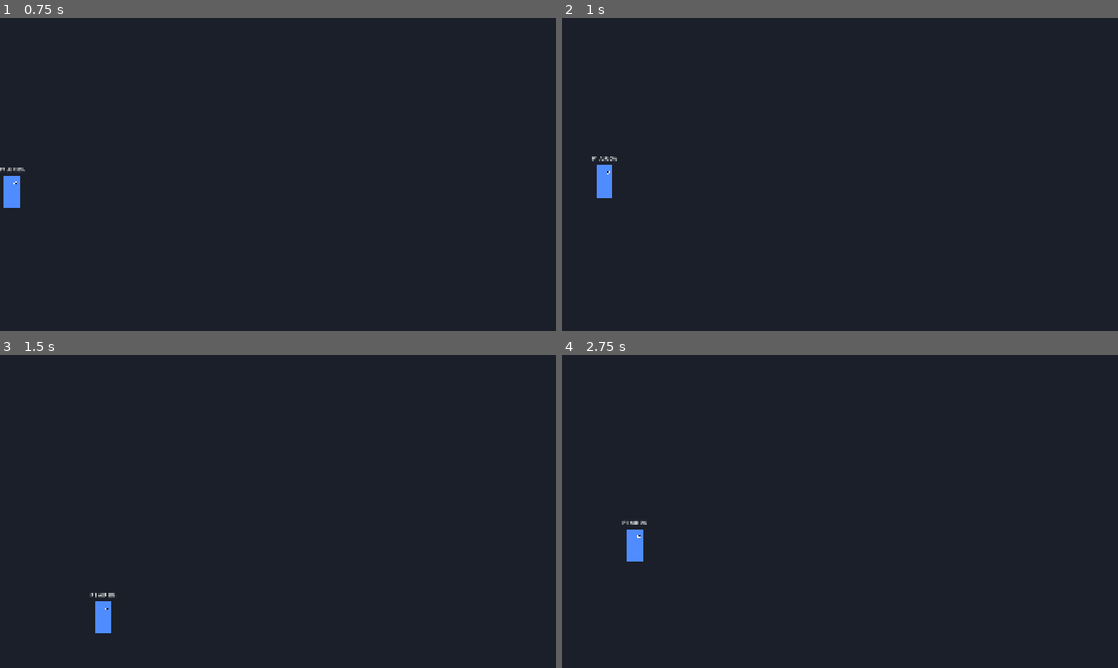
Above: before the commit, frames 1-4 (two rows, left to right).
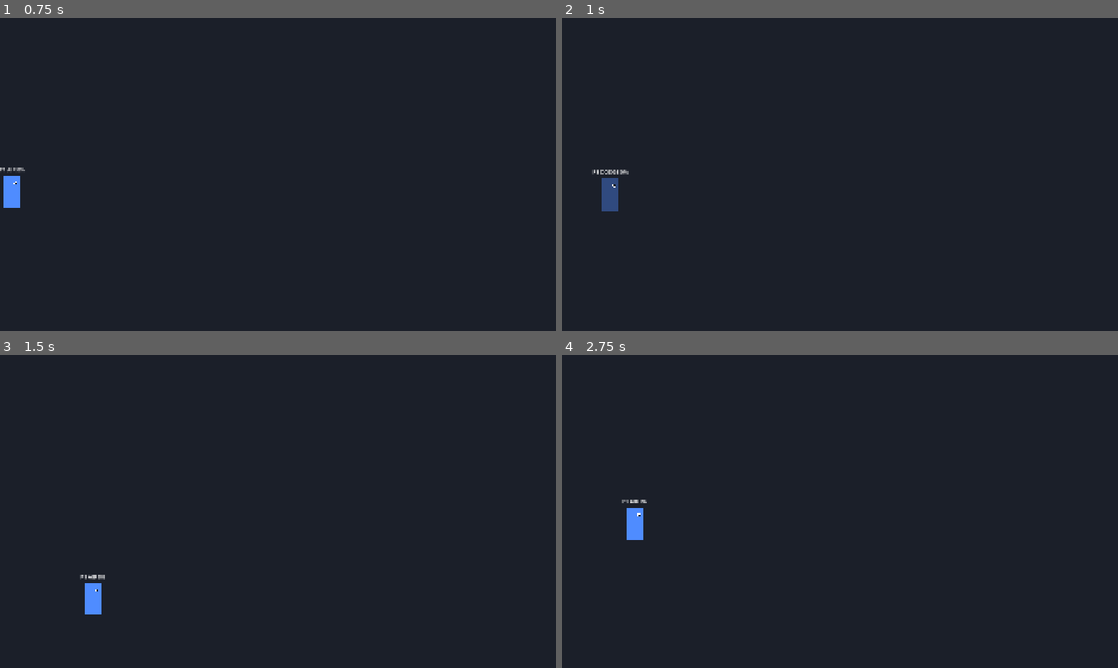
Above: after the commit, the same moments.

Repository: JaoDaJunq/smash_junq
Game: Godot game, scene res://scenes/fighter.tscn
Two runs of this game, one before a commit and one after it. Both use one fixed random seed, a clock stepped at 60 frames per second and the inputs below. This scene is started directly instead of the project's main scene.
Inputs (mouse positions are in pixels of both pictures, inside the frame that each line leads up to):
- Up to frame 1 (0.75 s): tap Enter at 0.5 s; move the mouse to (400, 158) at 0.52 s; hold D (p1_right) from 0.53 s (still down); tap J (p1_attack) at 0.6 s; click (400, 158) at 0.67 s
- Up to frame 2 (1 s): keep holding D (p1_right); tap Space (p1_jump) at 0.77 s; tap L (p1_shield) at 0.8 s
- Up to frame 3 (1.5 s): tap Space (p1_jump) at 1.07 s; release D (p1_right) at 1.25 s; drag from (166, 527) to (250, 574) at 1.27 s
- Up to frame 4 (2.75 s): move the mouse to (895, 442) at 2.02 s; hold D (p1_right) from 2.03 s (still down); tap Left (p2_left) at 2.1 s; tap Keypad 3 (p2_shield) at 2.3 s

Frame 1 is identical in both runs. In frame 2, 0.6% of the frame differs, in the area x 5-12%, y 44-62%; in frame 3, 0.6%; in frame 4, 0.5%.

Commit message:
Add shield, rolls, air dodge, grab, pummel and throws
Shield blocks hits without damage, drains, pushes back and breaks into
a stun; rolls and air dodges have intangible windows; grab beats shield
and loses to attacks, with pummel, four default throws (overridable in
the moveset) and mash-to-escape. defense_smoke covers 15 checks; the
movement and combat suites still pass. Mark T14 and T15 done.

Co-Authored-By: Claude Opus 5.5 <noreply@anthropic.com>

Diff:
--- a/game/scripts/combat/moveset.gd
+++ b/game/scripts/combat/moveset.gd
@@ -22,6 +22,12 @@
 @export var special_side: AttackData
 @export var special_up: AttackData
 @export var special_down: AttackData
+@export_group("Arremessos")
+## Ângulos relativos ao lado para onde se arremessa. Vazios usam os padrões do Fighter.
+@export var fthrow: AttackData
+@export var bthrow: AttackData
+@export var uthrow: AttackData
+@export var dthrow: AttackData
 
 
 func move(move_id: String) -> AttackData:
--- a/game/scripts/fighter.gd
+++ b/game/scripts/fighter.gd
@@ -9,7 +9,7 @@
 
 signal damage_changed(percent: float)
 
-enum State { IDLE, WALK, RUN, AIR, LEDGE, ATTACK, LAG, HITSTUN, HELD }
+enum State { IDLE, WALK, RUN, AIR, LEDGE, ATTACK, LAG, HITSTUN, HELD, SHIELD, SHIELD_BREAK, DODGE, GRAB, HOLDING }
 
 const LAYER_STAGE := 1
 const LAYER_PLATFORM := 2
@@ -41,6 +41,28 @@
 @export_group("Borda")
 @export var ledge_reach := Vector2(70, 50)
 @export var ledge_regrab_delay := 0.6
+@export_group("Defesa")
+@export var shield_max := 50.0
+## Desgaste por segundo segurando o escudo.
+@export var shield_drain := 10.0
+@export var shield_regen := 7.0
+@export var shield_break_time := 2.5
+@export var roll_speed := 700.0
+@export var roll_frames := 24
+## Quadros (início, fim) sem poder ser atingido.
+@export var roll_invuln := Vector2i(4, 16)
+@export var air_dodge_speed := 650.0
+@export var air_dodge_frames := 30
+@export var air_dodge_invuln := Vector2i(3, 20)
+@export_group("Agarrão")
+@export var grab_reach := Vector2(52, -10)
+@export var grab_radius := 30.0
+@export var grab_startup := 6
+@export var grab_active := 2
+@export var grab_whiff_recovery := 26
+@export var pummel_damage := 1.5
+## Segundos segurando antes de o adversário se soltar sozinho (mais dano = mais tempo).
+@export var grab_hold_base := 1.0
 
 const RADIUS := 28.0
 const HEIGHT := 110.0
@@ -76,6 +98,18 @@
 ## Quando false, quem controla a partida cuida de KO e retorno (ver T16).
 var auto_respawn := true
 
+var shield_hp := 50.0
+var _shield_stun := 0
+var _break_timer := 0.0
+var _dodge_frame := 0
+var _dodge_in_air := false
+var _dodge_directional := false
+var _air_dodge_used := false
+var _grab_frame := 0
+var _grab_timer := 0.0
+var _pummel_cooldown := 0
+var _default_throws := {}
+
 var _jump_time := 0.0
 var _drop_timer := 0.0
 var _ledge: Node2D = null
@@ -93,6 +127,7 @@
 	floor_snap_length = 8.0
 	spawn_point = global_position
 	jumps_left = air_jumps
+	shield_hp = shield_max
 
 
 func act(action: String) -> String:
@@ -108,6 +143,8 @@
 		queue_redraw()
 		return
 	_ledge_cooldown = maxf(_ledge_cooldown - delta, 0.0)
+	if state != State.SHIELD and state != State.SHIELD_BREAK:
+		shield_hp = minf(shield_hp + shield_regen * delta, shield_max)
 	_update_drop_through(delta)
 	var dir := Input.get_axis(act("left"), act("right"))
 	var run_trigger := _detect_run_trigger(dir)
@@ -123,6 +160,16 @@
 			_process_attack(dir, delta)
 		State.LAG:
 			_process_lag(delta)
+		State.SHIELD:
+			_process_shield(delta)
+		State.SHIELD_BREAK:
+			_process_shield_break(delta)
+		State.DODGE:
+			_process_dodge(delta)
+		State.GRAB:
+			_process_grab(delta)
+		State.HOLDING:
+			_process_holding(delta)
 		_:
 			if is_on_floor():
 				_process_ground(dir, run_trigger, delta)
@@ -142,7 +189,14 @@
 func _process_ground(dir: float, run_trigger: bool, delta: float) -> void:
 	fast_falling = false
 	helpless = false
+	_air_dodge_used = false
 	jumps_left = air_jumps
+	if Input.is_action_just_pressed(act("grab")) or (Input.is_action_pressed(act("shield")) and Input.is_action_just_pressed(act("attack"))):
+		start_grab()
+		return
+	if Input.is_action_pressed(act("shield")):
+		_enter_shield()
+		return
 	if _try_start_action():
 		return
 	if Input.is_action_just_pressed(act("jump")):
@@ -170,6 +224,9 @@
 	state = State.AIR
 	_jump_time += delta
 	if not helpless:
+		if Input.is_action_just_pressed(act("shield")) and not _air_dodge_used:
+			_start_air_dodge()
+			return
 		if _try_start_action():
 			return
 		if Input.is_action_just_pressed(act("jump")) and jumps_left > 0:
@@ -217,6 +274,9 @@
 		helpless = false
 	elif state == State.ATTACK and _attack_in_air and was_airborne:
 		_land_during_attack()
+	elif state == State.DODGE and _dodge_in_air and was_airborne:
+		_lag_frames = 10
+		state = State.LAG
 
 
 # --- Golpes ---
@@ -390,15 +450,26 @@
 
 ## Gancho para personagens: pode ser atingido agora?
 func can_be_hit() -> bool:
-	if invincible_time > 0.0:
+	if invincible_time > 0.0 or _is_intangible():
 		return false
 	return state != State.HELD or held_by == null
+
+
+func _is_intangible() -> bool:
+	if state != State.DODGE:
+		return false
+	var window := air_dodge_invuln if _dodge_in_air else roll_invuln
+	return _dodge_frame >= window.x and _dodge_frame <= window.y
 
 
 ## Aplica um golpe neste lutador. direction_sign: para que lado ele é lançado.
 ## Gancho para personagens (ex.: contra-ataque). Retorna true se o golpe entrou.
 func receive_hit(attacker: Node2D, data: AttackData, direction_sign: int) -> bool:
+	if state == State.SHIELD:
+		_block_hit(attacker, data, direction_sign)
+		return false
 	release_hold()
+	_air_dodge_used = false
 	if attack != null:
 		_on_attack_end(attack_id)
 	attack = null
@@ -433,6 +504,223 @@
 		jumps_left = maxi(jumps_left, 1) if air_jumps > 0 else 0
 
 
+# --- Escudo e esquivas ---
+
+func _enter_shield() -> void:
+	state = State.SHIELD
+	_shield_stun = 0
+
+
+func _process_shield(delta: float) -> void:
+	velocity.x = move_toward(velocity.x, 0.0, ground_friction * delta)
+	velocity.y = 0.0
+	if not is_on_floor():
+		state = State.AIR
+		return
+	if _shield_stun > 0:
+		_shield_stun -= 1
+		return
+	shield_hp -= shield_drain * delta
+	if shield_hp <= 0.0:
+		_break_shield()
+		return
+	if Input.is_action_just_pressed(act("jump")):
+		_jump(jump_velocity)
+		return
+	if Input.is_action_just_pressed(act("attack")) or Input.is_action_just_pressed(act("grab")):
+		start_grab()
+		return
+	if Input.is_action_just_pressed(act("left")):
+		_start_roll(-1)
+		return
+	if Input.is_action_just_pressed(act("right")):
+		_start_roll(1)
+		return
+	if not Input.is_action_pressed(act("shield")):
+		_lag_frames = 6
+		state = State.LAG
+
+
+## Golpe no escudo: sem dano %, desgasta o escudo, empurra e trava um instante.
+func _block_hit(attacker: Node2D, data: AttackData, direction_sign: int) -> void:
+	shield_hp -= data.damage * 1.2
+	_shield_stun = int(data.damage * 0.8) + 2
+	velocity.x = direction_sign * (120.0 + data.damage * 18.0)
+	var stop := Combat.hitstop_frames(data.damage)
+	_hitstop = stop
+	if attacker is Fighter:
+		attacker._hitstop = stop
+	if shield_hp <= 0.0:
+		_break_shield()
+
+
+func _break_shield() -> void:
+	shield_hp = 0.0
+	state = State.SHIELD_BREAK
+	_break_timer = shield_break_time
+	velocity = Vector2(0, -750)
+
+
+func _process_shield_break(delta: float) -> void:
+	_break_timer -= delta
+	velocity.x = move_toward(velocity.x, 0.0, ground_friction * delta)
+	if not is_on_floor():
+		velocity.y = minf(velocity.y + gravity * delta, max_fall_speed)
+	if _break_timer <= 0.0:
+		shield_hp = shield_max * 0.4
+		state = State.IDLE if is_on_floor() else State.AIR
+
+
+func _start_roll(dir: int) -> void:
+	state = State.DODGE
+	_dodge_in_air = false
+	_dodge_frame = 0
+	velocity.x = roll_speed * dir
+
+
+func _start_air_dodge() -> void:
+	state = State.DODGE
+	_dodge_in_air = true
+	_dodge_frame = 0
+	_air_dodge_used = true
+	fast_falling = false
+	var stick := Vector2(Input.get_axis(act("left"), act("right")), Input.get_axis(act("up"), act("down")))
+	_dodge_directional = stick.length() >= STICK_THRESHOLD
+	if _dodge_directional:
+		velocity = stick.normalized() * air_dodge_speed
+	else:
+		velocity *= 0.3
+
+
+func _process_dodge(delta: float) -> void:
+	_dodge_frame += 1
+	if _dodge_in_air:
+		if _dodge_directional and _dodge_frame <= 15:
+			velocity = velocity.move_toward(Vector2.ZERO, 1400.0 * delta)
+		else:
+			_apply_gravity(delta)
+		if _dodge_frame >= air_dodge_frames:
+			state = State.AIR
+	else:
+		velocity.y = 0.0
+		if _dodge_frame > roll_frames * 0.7:
+			velocity.x = move_toward(velocity.x, 0.0, ground_friction * 2.0 * delta)
+		if not is_on_floor():
+			state = State.AIR
+		elif _dodge_frame >= roll_frames:
+			state = State.IDLE
+
+
+# --- Agarrão e arremessos ---
+
+func start_grab() -> void:
+	state = State.GRAB
+	_grab_frame = 0
+	velocity.x *= 0.4
+
+
+func _process_grab(delta: float) -> void:
+	_grab_frame += 1
+	velocity.x = move_toward(velocity.x, 0.0, ground_friction * delta)
+	if not is_on_floor():
+		_apply_gravity(delta)
+	if _grab_frame > grab_startup and _grab_frame <= grab_startup + grab_active:
+		var center := global_position + Vector2(grab_reach.x * facing, grab_reach.y)
+		for f in get_tree().get_nodes_in_group("fighters"):
+			var target := f as Fighter
+			if target != self and target.can_be_grabbed() and Combat.circle_hits_rect(center, grab_radius, target.hurtbox()):
+				_grab_connect(target)
+				return
+	if _grab_frame >= grab_startup + grab_active + grab_whiff_recovery:
+		state = State.IDLE if is_on_floor() else State.AIR
+
+
+## Gancho para personagens: pode ser agarrado agora? Agarrão passa pelo escudo.
+func can_be_grabbed() -> bool:
+	return can_be_hit() and state != State.LEDGE and state != State.HELD
+
+
+func _grab_connect(target: Fighter) -> void:
+	velocity = Vector2.ZERO
+	target.facing = -facing
+	hold(target)
+	state = State.HOLDING
+	_grab_timer = minf(grab_hold_base + target.damage_percent * 0.01, 3.0)
+	_pummel_cooldown = 0
+	_hitstop = 4
+	target._hitstop = 4
+
+
+## Chamado por quem está sendo segurado ao apertar botões.
+func shorten_grab(seconds: float) -> void:
+	if state == State.HOLDING:
+		_grab_timer -= seconds
+
+
+func _process_holding(delta: float) -> void:
+	velocity.x = move_toward(velocity.x, 0.0, ground_friction * delta)
+	if holding == null:
+		state = State.IDLE
+		return
+	_grab_timer -= delta
+	if _grab_timer <= 0.0:
+		_grab_escape()
+		return
+	_pummel_cooldown -= 1
+	if Input.is_action_just_pressed(act("attack")) and _pummel_cooldown <= 0:
+		holding.add_damage(pummel_damage)
+		holding._hitstop = 3
+		_pummel_cooldown = 18
+		return
+	if Input.is_action_just_pressed(act("left")) or Input.is_action_just_pressed(act("right")):
+		var side := -1 if Input.is_action_just_pressed(act("left")) else 1
+		_do_throw("fthrow" if side == facing else "bthrow", side)
+	elif Input.is_action_just_pressed(act("up")):
+		_do_throw("uthrow", facing)
+	elif Input.is_action_just_pressed(act("down")):
+		_do_throw("dthrow", facing)
+
+
+func _do_throw(throw_id: String, side: int) -> void:
+	facing = side
+	throw_held(throw_data(throw_id), side)
+	_lag_frames = 14
+	state = State.LAG
+
+
+func _grab_escape() -> void:
+	var target := holding
+	release_hold()
+	state = State.IDLE
+	velocity.x = -facing * 280.0
+	if target != null and is_instance_valid(target):
+		target.velocity.x = facing * 280.0
+
+
+## Arremesso do moveset ou, se não houver, um padrão razoável.
+func throw_data(throw_id: String) -> AttackData:
+	if moveset != null and moveset.move(throw_id) != null:
+		return moveset.move(throw_id)
+	if _default_throws.is_empty():
+		# [dano, ângulo, base, crescimento]
+		var table := {"fthrow": [8.0, 40.0, 380.0, 6.0], "bthrow": [10.0, 40.0, 400.0, 7.0],
+			"uthrow": [7.0, 90.0, 360.0, 6.0], "dthrow": [6.0, 75.0, 260.0, 3.0]}
+		for id in table:
+			var data := AttackData.new()
+			data.id = id
+			data.damage = table[id][0]
+			data.angle = table[id][1]
+			data.base_knockback = table[id][2]
+			data.knockback_growth = table[id][3]
+			_default_throws[id] = data
+	return _default_throws[throw_id]
+
+
+func add_damage(amount: float) -> void:
+	damage_percent += amount
+	damage_changed.emit(damage_percent)
+
+
 # --- Ser segurado (agarrão e golpes que agarram) ---
 
 ## Prende este lutador a quem o segurou. Quem segura move a posição dele.
@@ -487,6 +775,12 @@
 func _process_held(_delta: float) -> void:
 	if held_by == null or not is_instance_valid(held_by):
 		release_held()
+		return
+	# Apertar botões ajuda a se soltar mais rápido do agarrão.
+	for action in ["jump", "attack", "special", "shield", "left", "right", "up", "down"]:
+		if Input.is_action_just_pressed(act(action)):
+			held_by.shorten_grab(0.08)
+			break
 
 
 # --- Plataformas atravessáveis ---
@@ -539,6 +833,7 @@
 	state = State.LEDGE
 	fast_falling = false
 	helpless = false
+	_air_dodge_used = false
 	velocity = Vector2.ZERO
 	facing = -side
 	jumps_left = air_jumps
@@ -632,12 +927,24 @@
 		color = color.darkened(0.4)
 	if invincible_time > 0.0:
 		color.a = 0.45 if int(_clock * 12.0) % 2 == 0 else 0.8
+	elif _is_intangible():
+		color.a = 0.4
 	draw_rect(rect, color)
 	var eye := Vector2(facing * RADIUS * 0.45, -HEIGHT * 0.28)
 	draw_circle(eye, 6.0, Color.WHITE)
 	draw_circle(eye + Vector2(facing * 2.0, 0), 3.0, Color.BLACK)
 	if fast_falling:
 		draw_line(Vector2(-RADIUS, -HEIGHT * 0.5 - 8), Vector2(RADIUS, -HEIGHT * 0.5 - 8), Color.WHITE, 3.0)
+	if state == State.SHIELD:
+		var r := 30.0 + 42.0 * (shield_hp / shield_max)
+		draw_circle(Vector2.ZERO, r, Color(0.55, 0.85, 1.0, 0.35))
+		draw_arc(Vector2.ZERO, r, 0.0, TAU, 32, Color(0.75, 0.95, 1.0, 0.8), 2.0)
+	elif state == State.SHIELD_BREAK:
+		for i in 3:
+			var a := _clock * 6.0 + i * TAU / 3.0
+			draw_circle(Vector2(cos(a) * 26.0, -HEIGHT * 0.5 - 10.0 + sin(a) * 6.0), 5.0, Color(1, 0.9, 0.3))
+	elif state == State.GRAB and _grab_frame > grab_startup and _grab_frame <= grab_startup + grab_active:
+		draw_circle(Vector2(grab_reach.x * facing, grab_reach.y), grab_radius, Color(0.6, 0.3, 1.0, 0.5))
 	if attack != null and attack.is_active(attack_frame):
 		var local := Vector2(attack.hitbox_offset.x * facing, attack.hitbox_offset.y)
 		draw_circle(local, attack.hitbox_radius, Color(1, 0.2, 0.2, 0.55))
--- /dev/null
+++ b/game/tests/defense_smoke.gd
@@ -0,0 +1,188 @@
+extends Node
+## Teste de fumaça da defesa e do agarrão (T14 e T15): escudo bloqueia, desgasta e
+## quebra; rolagem e esquiva aérea sem poder ser atingido; agarrão vence escudo e
+## perde para ataque; golpe segurando, arremessos e soltar com o tempo.
+##   godot --path game res://tests/defense_smoke.tscn
+
+const MAIN := preload("res://scenes/main.tscn")
+
+var results: Array[String] = []
+var failures := 0
+var p1: Fighter
+var p2: Fighter
+var evidence_dir := ""
+
+
+func _ready() -> void:
+	evidence_dir = ProjectSettings.globalize_path("res://").path_join("../evidence/etapa-2")
+	DirAccess.make_dir_recursive_absolute(evidence_dir)
+	var main := MAIN.instantiate()
+	add_child(main)
+	p1 = main.get_node("P1")
+	p2 = main.get_node("P2")
+	await _run()
+	print("\n".join(results))
+	print("RESULTADO: %s (%d falha(s))" % ["OK" if failures == 0 else "FALHOU", failures])
+	get_tree().quit(failures)
+
+
+func _run() -> void:
+	await _frames(40)
+
+	# Escudo bloqueia: sem dano %, escudo desgasta
+	await _face_off()
+	Input.action_press("p2_shield")
+	await _frames(4)
+	var hp_before := p2.shield_hp
+	Input.action_press("p1_right")
+	await _tap("p1_attack")
+	Input.action_release("p1_right")
+	await _frames(14)
+	await _shot("06-escudo")
+	_check("Escudo bloqueia o golpe (sem dano %)", p2.damage_percent == 0.0 and p2.state == Fighter.State.SHIELD, "%.1f%% %s" % [p2.damage_percent, Fighter.State.keys()[p2.state]])
+	_check("Golpe desgasta o escudo", p2.shield_hp < hp_before - 5.0, "%.1f -> %.1f" % [hp_before, p2.shield_hp])
+	Input.action_release("p2_shield")
+	await _frames(10)
+
+	# Escudo quebra
+	await _face_off()
+	p2.shield_hp = 2.0
+	Input.action_press("p2_shield")
+	await _frames(20)
+	_check("Escudo vazio quebra e atordoa", p2.state == Fighter.State.SHIELD_BREAK, Fighter.State.keys()[p2.state])
+	Input.action_release("p2_shield")
+	await _frames(int(p2.shield_break_time * 60.0) + 40)
+	_check("Depois da quebra volta a agir", p2.state == Fighter.State.IDLE and p2.shield_hp > 0.0, Fighter.State.keys()[p2.state])
+
+	# Rolagem: desloca e fica intocável no meio
+	await _face_off()
+	var x0 := p2.global_position.x
+	Input.action_press("p2_shield")
+	await _frames(3)
+	await _tap("p2_left")
+	Input.action_release("p2_shield")
+	await _frames(6)
+	_check("Rolagem fica intocável no meio", p2.state == Fighter.State.DODGE and not p2.can_be_hit(), Fighter.State.keys()[p2.state])
+	await _frames(30)
+	_check("Rolagem desloca o lutador", absf(p2.global_position.x - x0) > 100.0, "%.0f px" % absf(p2.global_position.x - x0))
+
+	# Esquiva aérea: intocável e aterrissagem
+	await _place(p1, Vector2(-400, -56), 1)
+	Input.action_press("p1_jump")
+	await _frames(8)
+	Input.action_release("p1_jump")
+	await _tap("p1_shield")
+	await _frames(3)
+	_check("Esquiva aérea fica intocável", p1.state == Fighter.State.DODGE and not p1.can_be_hit(), Fighter.State.keys()[p1.state])
+	await _frames(40)
+	_check("Só uma esquiva aérea por pulo, e pousa normalmente", p1.is_on_floor(), Fighter.State.keys()[p1.state])
+
+	# Agarrão vence escudo
+	await _face_off()
+	Input.action_press("p2_shield")
+	await _frames(4)
+	await _tap("p1_grab")
+	await _frames(grab_wait())
+	_check("Agarrão passa pelo escudo", p1.state == Fighter.State.HOLDING and p2.state == Fighter.State.HELD, "%s / %s" % [Fighter.State.keys()[p1.state], Fighter.State.keys()[p2.state]])
+	await _shot("07-agarrao")
+	Input.action_release("p2_shield")
+
+	# Golpe segurando
+	await _tap("p1_attack")
+	await _frames(5)
+	_check("Golpe rápido segurando soma dano", is_equal_approx(p2.damage_percent, p1.pummel_damage), "%.1f%%" % p2.damage_percent)
+
+	# Arremesso para frente
+	var x_before := p2.global_position.x
+	await _tap("p1_right")
+	await _frames(30)
+	_check("Arremesso para frente lança e causa dano", p2.global_position.x - x_before > 30.0 and p2.damage_percent > p1.pummel_damage, "%.0f px, %.1f%%" % [p2.global_position.x - x_before, p2.damage_percent])
+
+	# Arremesso para trás
+	await _face_off()
+	await _tap("p1_grab")
+	await _frames(grab_wait())
+	x_before = p2.global_position.x
+	await _tap("p1_left")
+	await _frames(30)
+	_check("Arremesso para trás lança para o outro lado", p2.global_position.x < x_before - 30.0, "%.0f px" % (p2.global_position.x - x_before))
+
+	# Soltar sozinho com o tempo, mais rápido apertando botões
+	await _face_off()
+	await _tap("p1_grab")
+	await _frames(grab_wait())
+	var held_frames := 0
+	while p2.state == Fighter.State.HELD and held_frames < 400:
+		await get_tree().physics_frame
+		held_frames += 1
+	await _face_off()
+	await _tap("p1_grab")
+	await _frames(grab_wait())
+	var mashed_frames := 0
+	while p2.state == Fighter.State.HELD and mashed_frames < 400:
+		Input.action_press("p2_jump")
+		await get_tree().physics_frame
+		Input.action_release("p2_jump")
+		await get_tree().physics_frame
+		mashed_frames += 2
+	_check("Solta sozinho com o tempo", held_frames < 400 and p1.state == Fighter.State.IDLE, "%d quadros" % held_frames)
+	_check("Apertar botões solta mais rápido", mashed_frames < held_frames, "%d < %d quadros" % [mashed_frames, held_frames])
+
+	# Ataque vence agarrão: P1 dá golpe rápido enquanto P2 tenta agarrar
+	await _face_off()
+	await _tap("p2_grab")
+	await _tap("p1_attack")
+	await _frames(12)
+	_check("Ataque interrompe o agarrão", p2.damage_percent > 0.0 and p1.state != Fighter.State.HELD and p2.state != Fighter.State.HOLDING, "P2 %.1f%%, P1 %s" % [p2.damage_percent, Fighter.State.keys()[p1.state]])
+
+
+func grab_wait() -> int:
+	return p1.grab_startup + p1.grab_active + 2
+
+
+func _face_off() -> void:
+	await _place(p1, Vector2(-70, -56), 1)
+	await _place(p2, Vector2(0, -56), -1)
+	p1.damage_percent = 0.0
+	p2.damage_percent = 0.0
+	p1.shield_hp = p1.shield_max
+	p2.shield_hp = p2.shield_max
+
+
+func _place(f: Fighter, pos: Vector2, face: int) -> void:
+	f.release_hold()
+	f.release_held()
+	f.global_position = pos
+	f.velocity = Vector2.ZERO
+	f.attack = null
+	f.attack_id = ""
+	f.helpless = false
+	f._hitstop = 0
+	f._hitstun = 0.0
+	f.state = Fighter.State.AIR
+	f.facing = face
+	await _frames(8)
+
+
+func _check(name: String, ok: bool, detail: Variant = "") -> void:
+	if not ok:
+		failures += 1
+	results.append("[%s] %s — %s" % ["OK" if ok else "FALHA", name, str(detail)])
+
+
+func _frames(n: int) -> void:
+	for i in n:
+		await get_tree().physics_frame
+
+
+func _tap(action: String, strength := 1.0, hold := 2) -> void:
+	Input.action_press(action, strength)
+	await _frames(hold)
+	Input.action_release(action)
+	await _frames(1)
+
+
+func _shot(name: String) -> void:
+	await RenderingServer.frame_post_draw
+	var img := get_viewport().get_texture().get_image()
+	img.save_png(evidence_dir.path_join(name + ".png"))
--- /dev/null
+++ b/game/tests/defense_smoke.tscn
@@ -0,0 +1,6 @@
+[gd_scene load_steps=2 format=3]
+
+[ext_resource type="Script" path="res://tests/defense_smoke.gd" id="1_smoke"]
+
+[node name="DefenseSmoke" type="Node"]
+script = ExtResource("1_smoke")
Not shown, added: game/tests/defense_smoke.gd.uid
Not shown, changed: design/backlog.md
Not shown, changed: evidence/etapa-2/02-pulo-duplo.png
Not shown, changed: evidence/etapa-2/03-borda.png
Not shown, changed: evidence/etapa-2/04-camera-afastada.png
Not shown, changed: evidence/etapa-2/05-golpe-forte.png
Not shown, added: evidence/etapa-2/06-escudo.png
Not shown, added: evidence/etapa-2/07-agarrao.png
